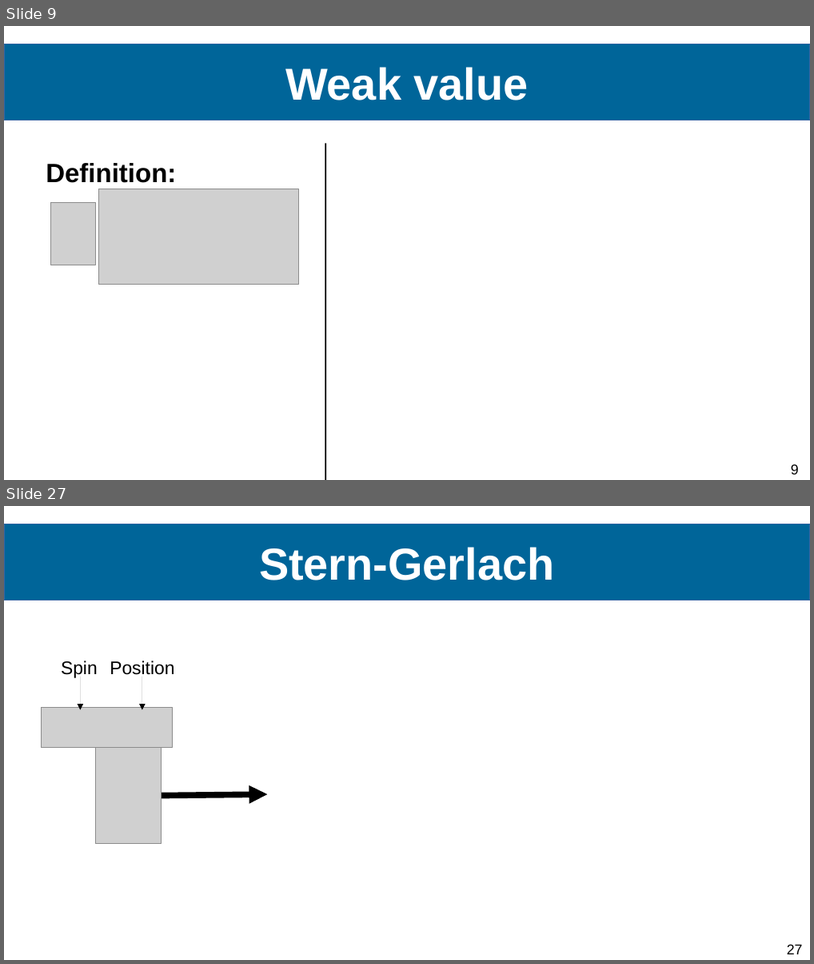
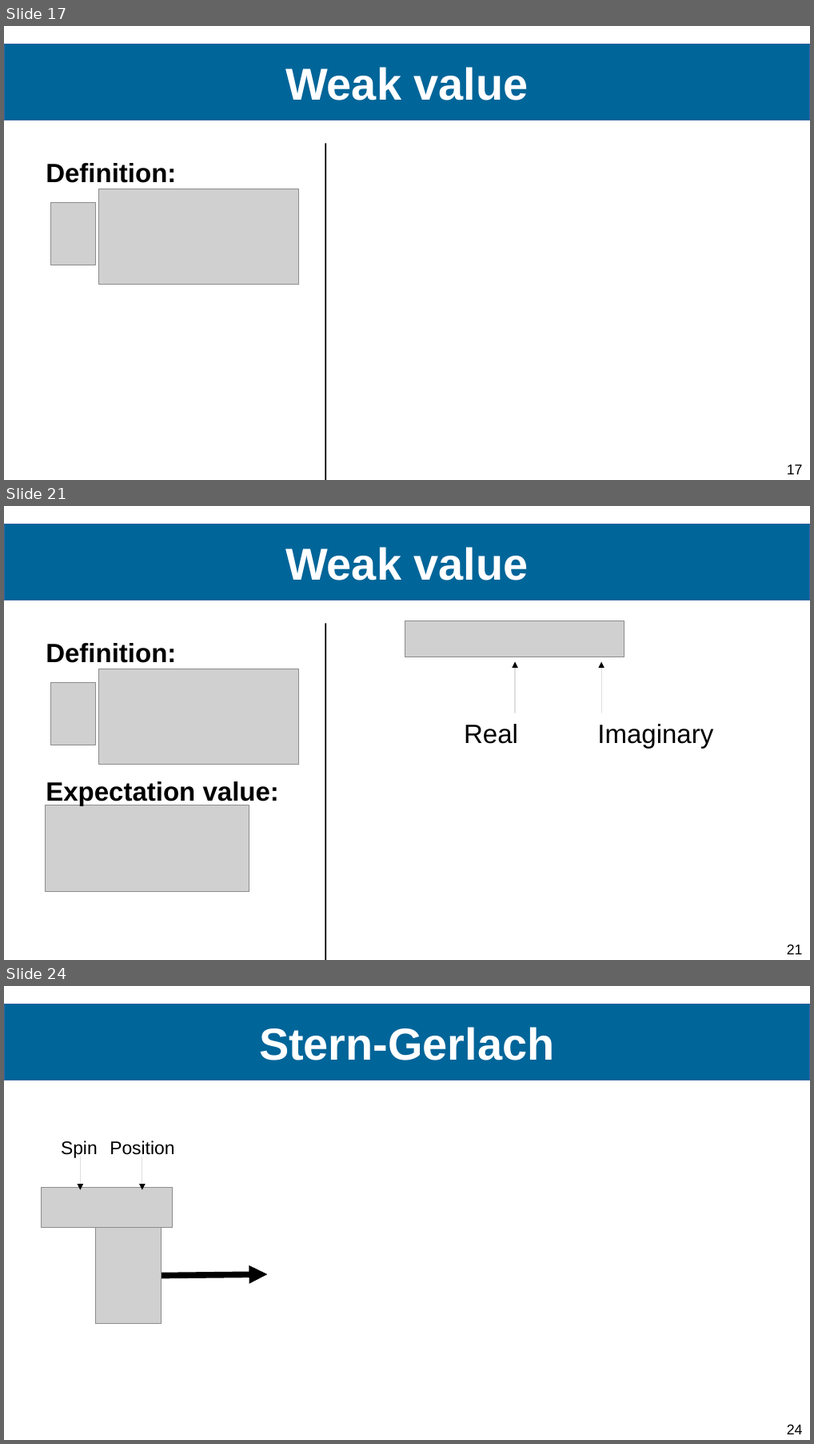
Before and after one commit to Ismaele-vincent/PhD, a slide deck: 2024/Conference abstract/Conference FOMO/Presentation FOMO 2024 ver3.odp. Shown one above the other, each under a label of ours: slides 9 and 27 before the commit, slides 17, 21 and 24 after it; the slides between them are not shown. The pictures are 814x964 and 814x1444 pixels, drawn with LibreOffice and Linux fonts; fonts in the diff are those of the drawing; grey boxes stand for pictures; background and template pictures are left out. Boxes give left, top, right and bottom in pixels: in the first picture for what was removed or moved away, otherwise in the second. Text is boxed around its words. In the diff, an @@ line names an element or a change of style, - is before the commit and + after.

```diff
--- a/2024/Conference abstract/Conference FOMO/Presentation FOMO 2024 ver3.odp
+++ b/2024/Conference abstract/Conference FOMO/Presentation FOMO 2024 ver3.odp
@@ slide 21 added at (4, 506, 810, 960), background #FFFFFF; not listed: 1 template element that a slide beside it also shows @@
@@ title added at (4, 524, 810, 600), fill #006599, outline #3465A4 0 pt, 44 pt, text #FFFFFF, bold @@
+Weak value
@@ line added from (326, 623) to (326, 960), #000000 1.5 pt @@
@@ picture added at (405, 621, 625, 657) @@
@@ text added at (46, 643, 176, 663), 26 pt, text #000000, bold @@
+Definition:
@@ picture added at (99, 669, 299, 764) @@
@@ arrow added from (515, 713) to (515, 662), #000000 0 pt @@
@@ arrow added from (602, 713) to (602, 662), #000000 0 pt @@
@@ picture added at (51, 682, 95, 744) @@
@@ text added at (464, 724, 518, 744), 26 pt, text #000000 @@
+Real
@@ text added at (598, 724, 714, 748), 26 pt, text #000000 @@
+Imaginary
@@ text added at (46, 781, 279, 806), 26 pt, text #000000, bold @@
+Expectation value:
@@ picture added at (45, 805, 249, 892) @@
@@ what was slide 9 is now slide 17 @@
@@ page number at (787, 464, 803, 474): text changed @@
-9
+17
@@ what was slide 27 is now slide 24 @@
@@ page number at (787, 1424, 803, 1434): text changed @@
-27
+24
```
Also in this commit, not shown: 22 slides changed, 43 other slides added, 3 slides removed, 7 other files.
